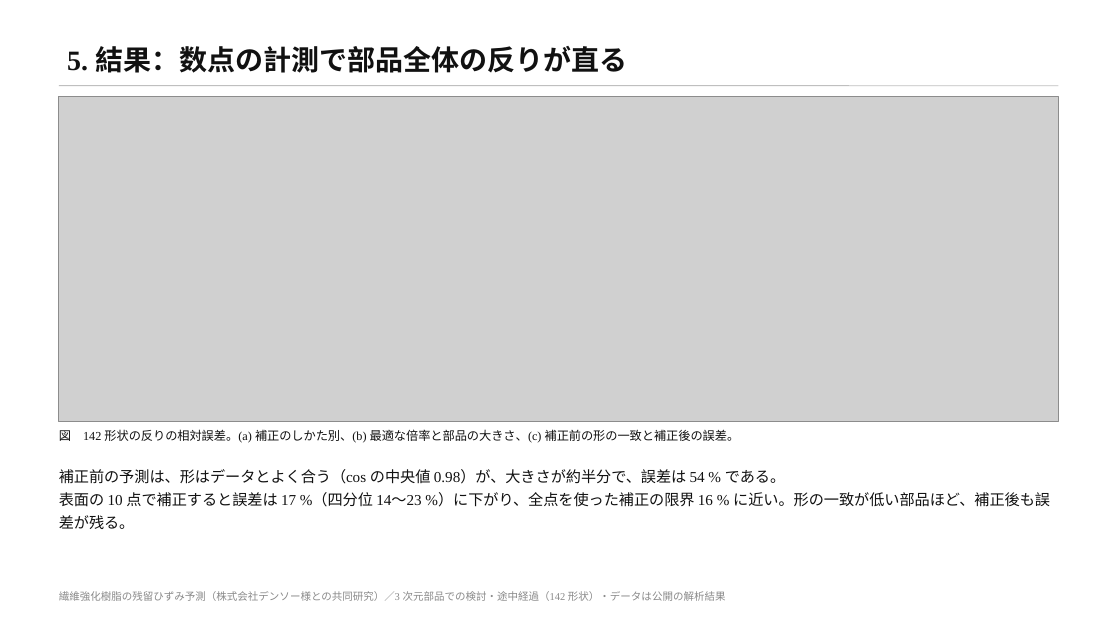
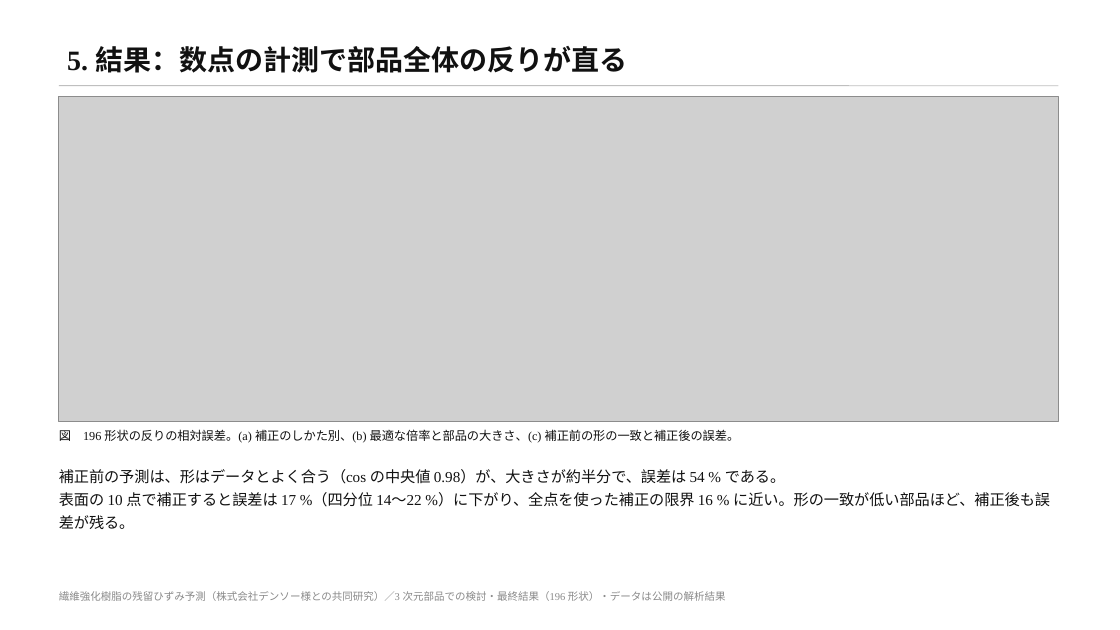
Before and after one commit to keisuke58/wccm2026-cfrp-gnn, a slide deck: slide 6 of slides/denso_rescue3d.pptx. Drawn at 1120x630 pixels with LibreOffice and Linux fonts; fonts in the diff are those of the drawing; grey boxes stand for pictures. Boxes give left, top, right and bottom in pixels: in the first picture for what was removed or moved away, otherwise in the second. Text is boxed around its words. In the diff, an @@ line names an element or a change of style, - is before the commit and + after.

```diff
--- a/slides/denso_rescue3d.pptx
+++ b/slides/denso_rescue3d.pptx
@@ text at (59, 429, 740, 443): text changed @@
-図 142 形状の反りの相対誤差。(a) 補正のしかた別、(b) 最適な倍率と部品の大きさ、(c) 補正前の形の一致と補正後の誤差。
+図 196 形状の反りの相対誤差。(a) 補正のしかた別、(b) 最適な倍率と部品の大きさ、(c) 補正前の形の一致と補正後の誤差。
@@ text at (59, 492, 1050, 529): text changed @@
-表面の 10 点で補正すると誤差は 17 %（四分位 14〜23 %）に下がり、全点を使った補正の限界 16 % に近い。形の一致が低い部品ほど、補正後も誤差が残る。
+表面の 10 点で補正すると誤差は 17 %（四分位 14〜22 %）に下がり、全点を使った補正の限界 16 % に近い。形の一致が低い部品ほど、補正後も誤差が残る。
@@ text at (59, 591, 726, 601): text changed @@
-繊維強化樹脂の残留ひずみ予測（株式会社デンソー様との共同研究）／3 次元部品での検討・途中経過（142 形状）・データは公開の解析結果
+繊維強化樹脂の残留ひずみ予測（株式会社デンソー様との共同研究）／3 次元部品での検討・最終結果（196 形状）・データは公開の解析結果
```
Also in this commit, not shown: 9 other slides changed, 25 other files.
